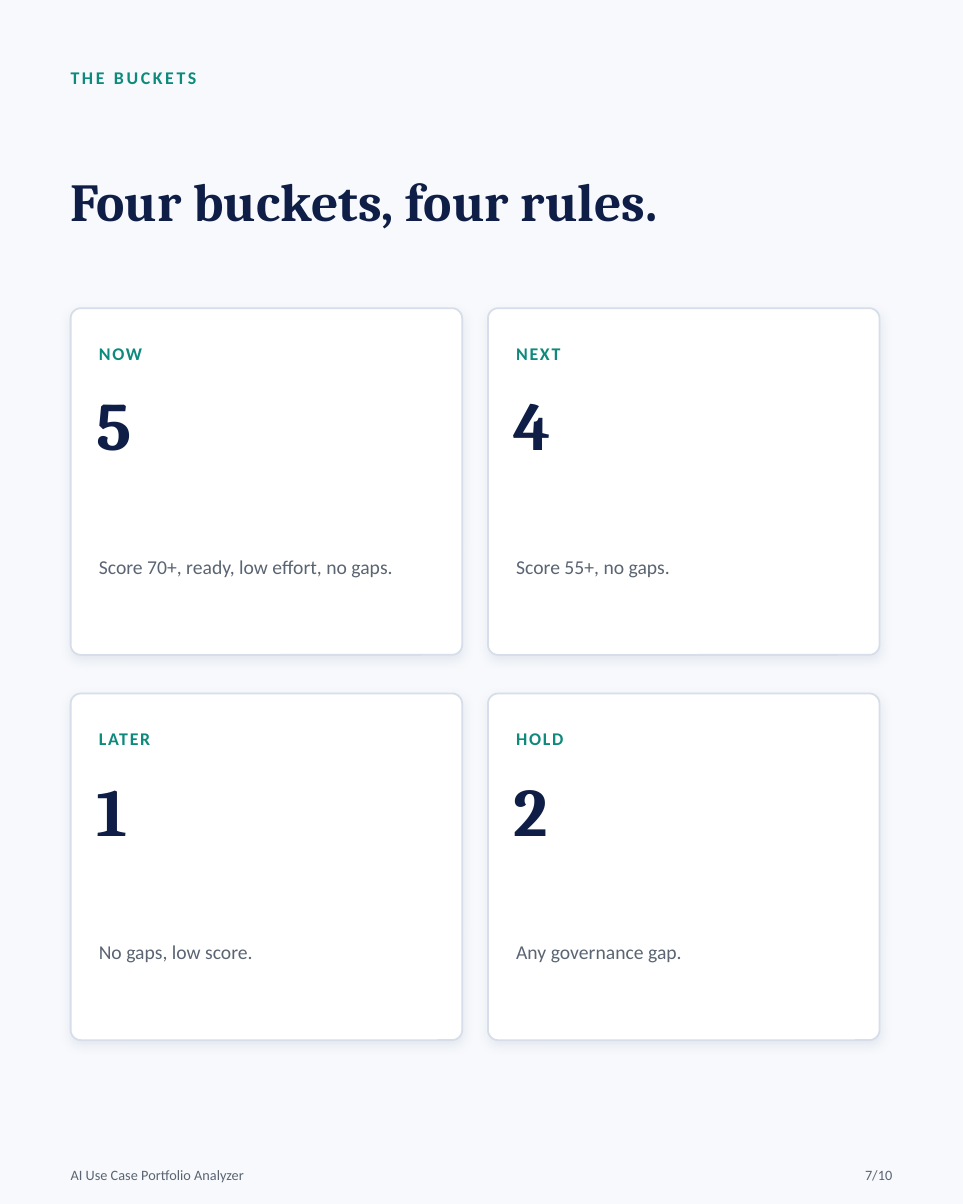
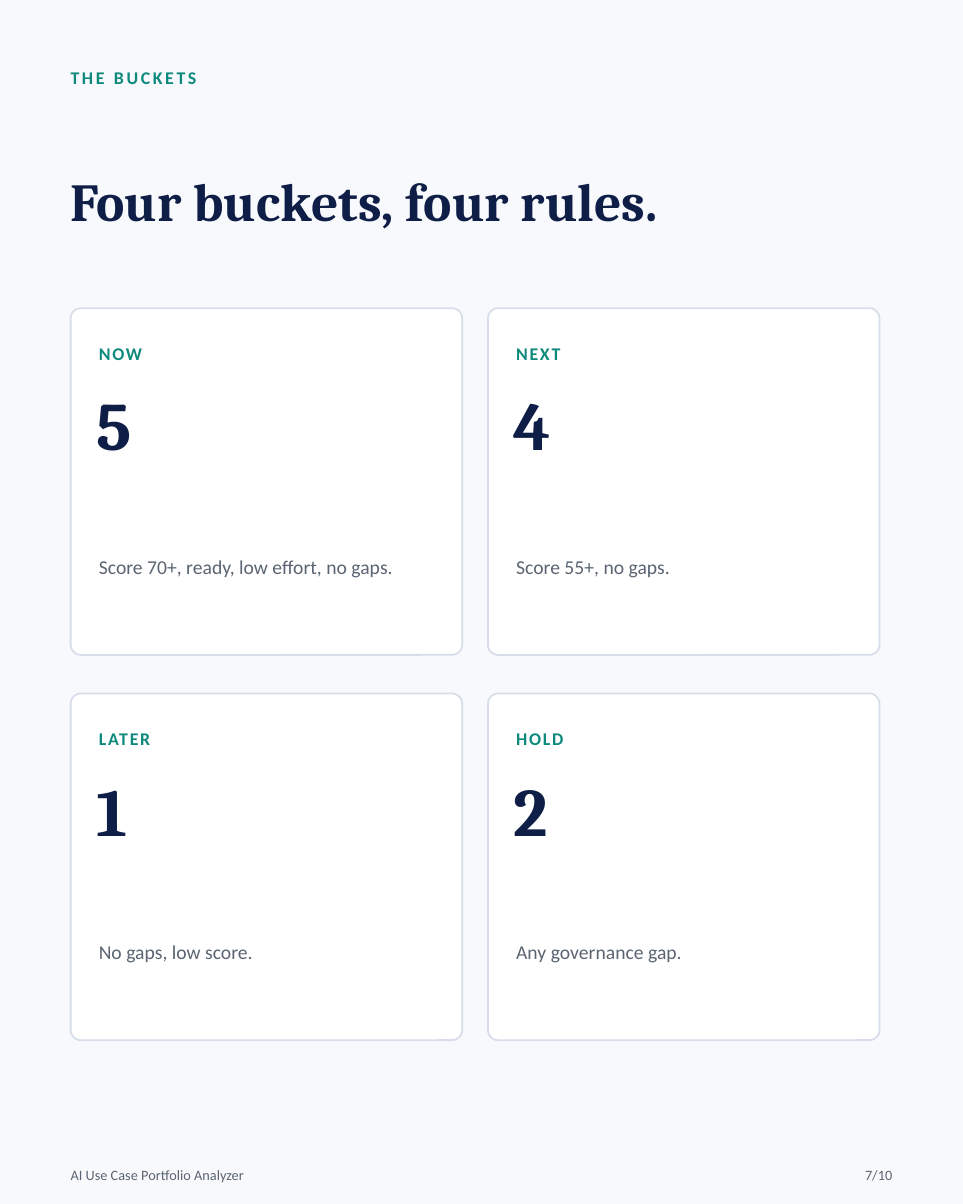
Before and after one commit to noxnoxdata/ai-use-case-portfolio, a slide deck: slide 7 of deck/ai-use-case-portfolio-carousel.pptx. Drawn at 963x1204 pixels with LibreOffice and Linux fonts; fonts in the diff are those of the drawing. Boxes give left, top, right and bottom in pixels: in the first picture for what was removed or moved away, otherwise in the second. Text is boxed around its words. In the diff, an @@ line names an element or a change of style, - is before the commit and + after.

```diff
--- a/deck/ai-use-case-portfolio-carousel.pptx
+++ b/deck/ai-use-case-portfolio-carousel.pptx
@@ rounded rectangle at bbox=[71, 308, 462, 655]: shadow off @@
@@ rounded rectangle at bbox=[488, 308, 880, 655]: shadow off @@
```
Also in this commit, not shown: 7 other slides changed, 1 other file.
